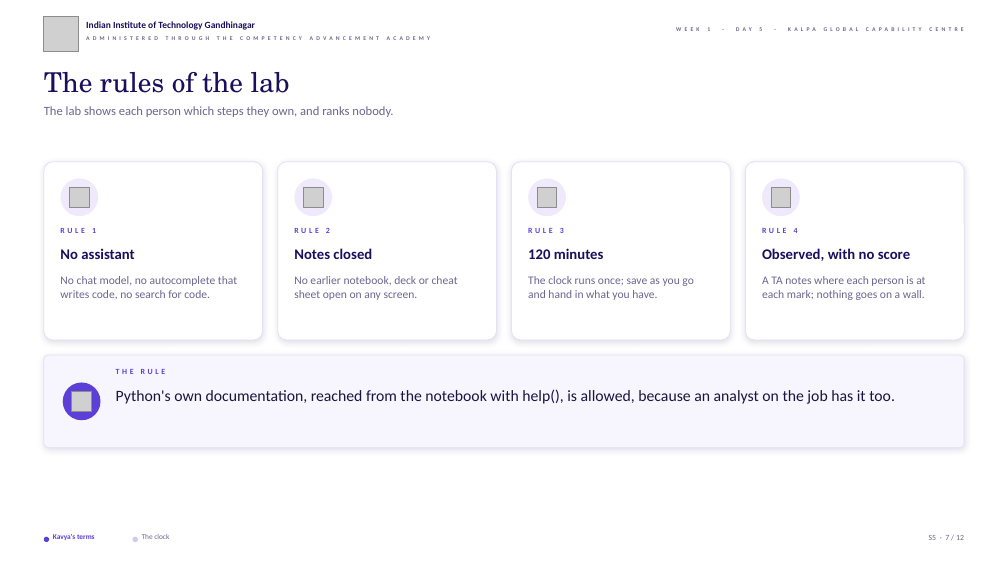
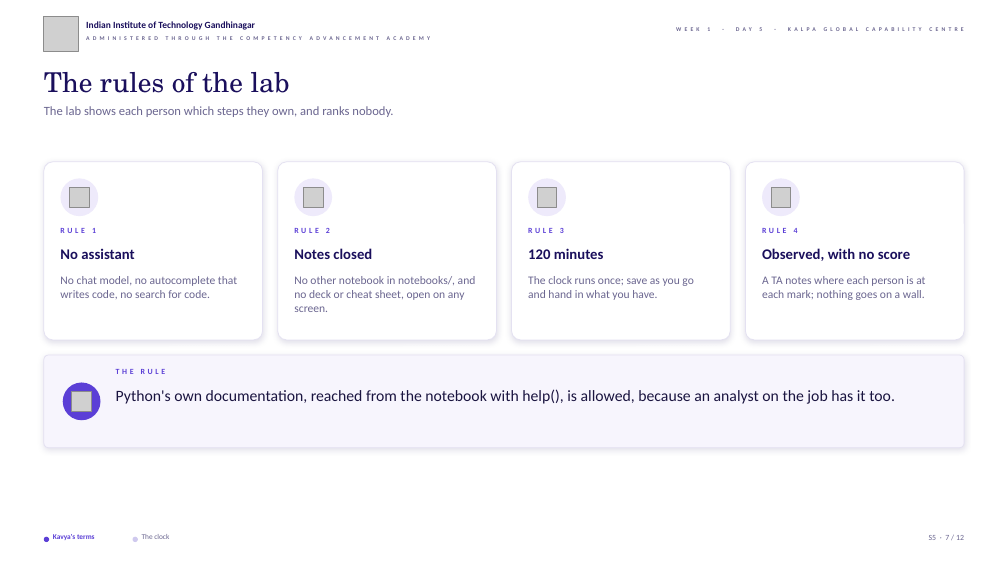
Before and after one commit to fde-academy-lab/c2-content-factory, a slide deck: slide 7 of content/W01/D5/slides/C2_W01_D05_lab_STUDENT.pptx. Drawn at 1008x567 pixels with LibreOffice and Linux fonts; fonts in the diff are those of the drawing; grey boxes stand for pictures; background and template pictures are left out. Boxes give left, top, right and bottom in pixels: in the first picture for what was removed or moved away, otherwise in the second. Text is boxed around its words. In the diff, an @@ line names an element or a change of style, - is before the commit and + after.

```diff
--- a/content/W01/D5/slides/C2_W01_D05_lab_STUDENT.pptx
+++ b/content/W01/D5/slides/C2_W01_D05_lab_STUDENT.pptx
@@ text at (294,276,476,312): text changed @@
-No earlier notebook, deck or cheat sheet open on any screen.
+No other notebook in notebooks/, and no deck or cheat sheet, open on any screen.
```
Also in this commit, not shown: 4 other slides changed, 2 other files.
